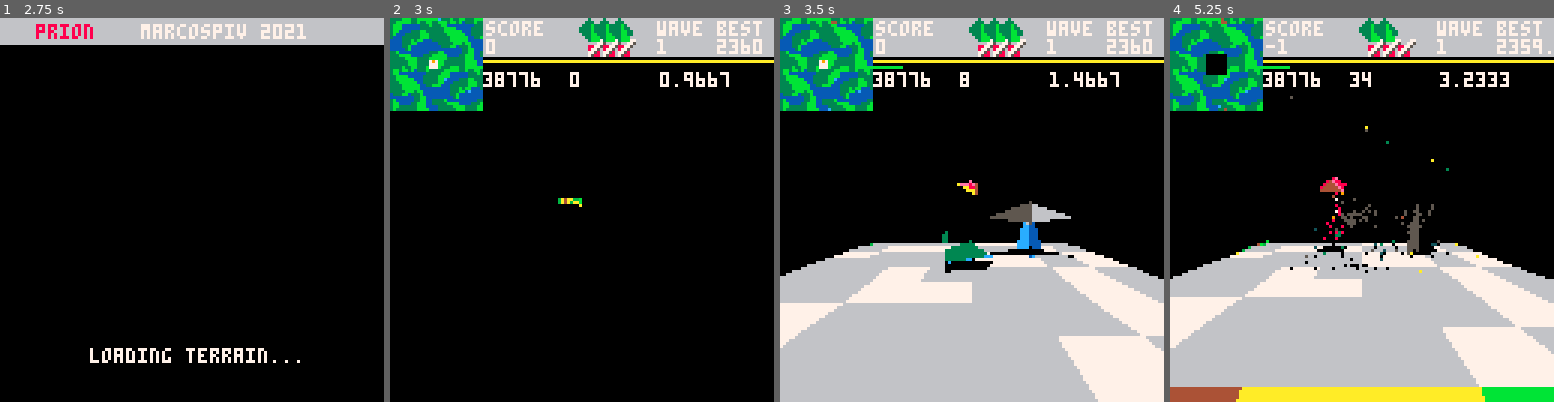
Above: before the commit, frames 1-4 (left to right).
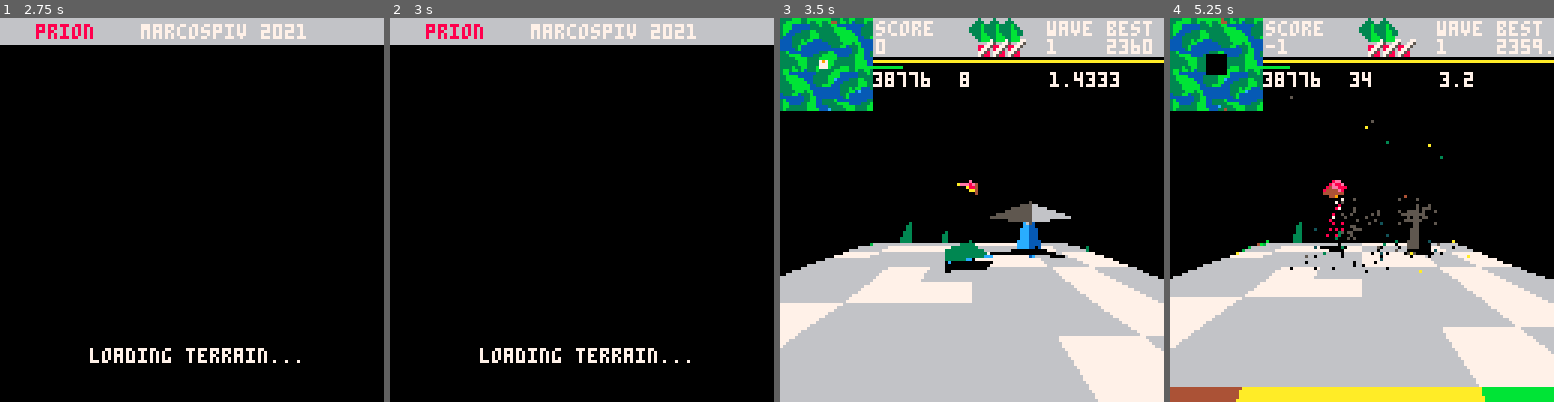
Above: after the commit, the same moments.

Repository: tpnk-dev/prion-pico8
Game: PICO-8 cartridge main.p8
Same seed, same stepped clock (60 frames per second), same inputs: the game is played once before the commit and once after it.
Inputs:
- Up to frame 1 (2.75 s): tap X (X key) at 0.33, 1.07, 1.85 s; tap O (Z key) at 0.7, 1.7, 2.1, 2.5 s; hold Right 1.6-2.1 s; hold Up 2.15-2.42 s; hold Right from 2.47 s (still down)
- Up to frame 2 (3 s): keep holding Right; tap O (Z key) at 2.9 s; tap X (X key) at 2.97 s
- Up to frame 3 (3.5 s): release Right at 3.03 s; hold Left from 3.08 s (still down); tap O (Z key) at 3.3 s
- Up to frame 4 (5.25 s): release Left at 3.58 s; hold Down 3.63-3.97 s; tap O (Z key) every 0.4 s from 3.7 to 4.9 s; hold Right 4.02-4.68 s; tap X (X key) at 4.08, 5.2 s; hold Up 4.73-5.03 s; hold Left from 5.08 s (still down)

Frame 1 is identical in both runs. In frame 2, 12% of the frame differs, in the area x 0-100%, y 0-90%; in frame 3, 0.3%; in frame 4, 1.6%.

Commit message:
add bush to terrain object

Diff:
--- a/decoders_generator.lua
+++ b/decoders_generator.lua
@@ -53,10 +53,11 @@
     for j=0,TERRAIN_NUMVERTS-1 do
         for i=0, TERRAIN_NUMVERTS-1 do
             srand(i*j)
-            if(flr(rnd(44)) == 1 and terrainmesh[i][j] > 4) terrainmesh[i][j] |= 0x100 --0xD00 0x100
-            if(flr(rnd(200)) == 2 and terrainmesh[i][j] > 4) terrainmesh[i][j] |= 0xD00 --0xD00 0x100
+            if(flr(rnd(22)) == 1 and terrainmesh[i][j] > 4) terrainmesh[i][j] = (terrainmesh[i][j] & ~0x3f00) | 0x0100
+            if(flr(rnd(44)) == 2 and terrainmesh[i][j] > 4) terrainmesh[i][j] = (terrainmesh[i][j] & ~0x3f00) | 0x0d00
         end
     end
+
 
     -- base
     for j=0,8 do
